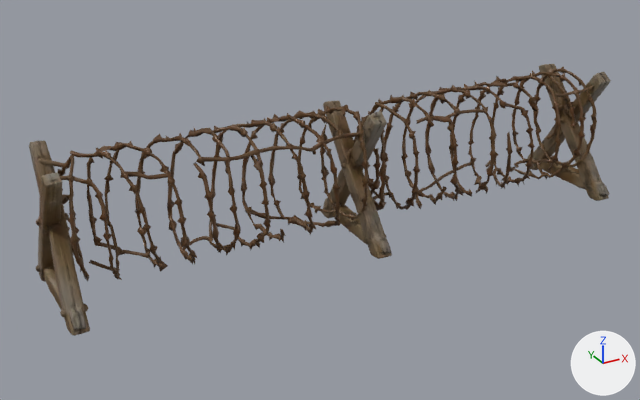
What one commit did to the glTF model public/models/prop_wire.glb.
Before and after are seen from a 50 mm camera at (-0.693, -1.154, 0.539) aimed at (-0.053, 0.008, -0.042). Lighting does not change. The marker at lower right points along +X, +Y and +Z. The first picture is the older version. Vertices at exactly the same position are counted once.

The first picture shows 'tripo_node_ce5b9b53-519c-417d-bfba-44ec0d8401f1'.
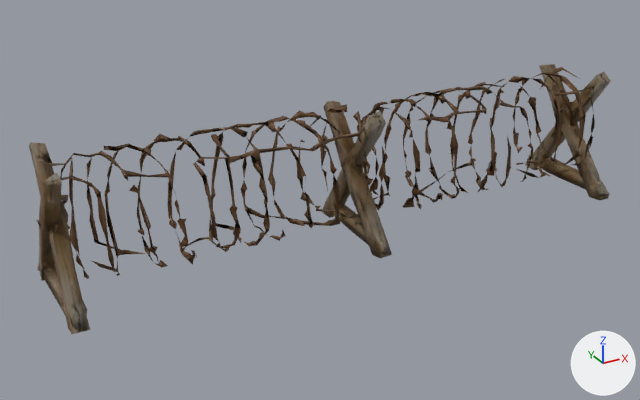
The change, as a diff of the scene's bpy script:
```diff
--- a/public/models/prop_wire.glb.py
+++ b/public/models/prop_wire.glb.py
@@ me_tripo_mesh_ce5b9b53_519c_417d_bfba_44ec0d8401f1 @@
 # used by ob_tripo_node_ce5b9b53_519c_417d_bfba_44ec0d8401f1; location = (0.0, 0.0, 0.0)
-me_tripo_mesh_ce5b9b53_519c_417d_bfba_44ec0d8401f1.from_pydata(...)  # 7177 vertices, 14466 faces; spans x -0.5..0.5, y -0.106..0.106, z -0.117..0.117
+me_tripo_mesh_ce5b9b53_519c_417d_bfba_44ec0d8401f1.from_pydata(...)  # 1933 vertices, 3528 faces; spans x -0.499..0.5, y -0.105..0.106, z -0.117..0.116
+# me_tripo_mesh_ce5b9b53_519c_417d_bfba_44ec0d8401f1 part 1: 5244 vertices removed from x -0.5..0.5, y -0.106..0.106, z -0.117..0.117
+# me_tripo_mesh_ce5b9b53_519c_417d_bfba_44ec0d8401f1 part 2: 16 kept faces spanning x -0.412..0.404, y -0.072..0.072, z -0.082..0.107 get new texture (UV) coordinates
 me_tripo_mesh_ce5b9b53_519c_417d_bfba_44ec0d8401f1.materials.append(mat_tripo_material_ce5b9b53_519c_417d_bfba_44ec0d8401f1)
```

Where the change shows, as pixel boxes (x1, y1, x2, y2) in the pictures (640 x 400 px):
'tripo_node_ce5b9b53-519c-417d-bfba-44ec0d8401f1', reshaped
    before: (29, 64, 611, 336)
    after: (29, 64, 611, 334)
part 1 of me_tripo_mesh_ce5b9b53_519c_417d_bfba_44ec0d8401f1, deleted (brown)
    before: (29, 64, 611, 336)
part 2 of me_tripo_mesh_ce5b9b53_519c_417d_bfba_44ec0d8401f1, surface changed
    before: (151, 89, 527, 250)
    after: (94, 89, 526, 250)
